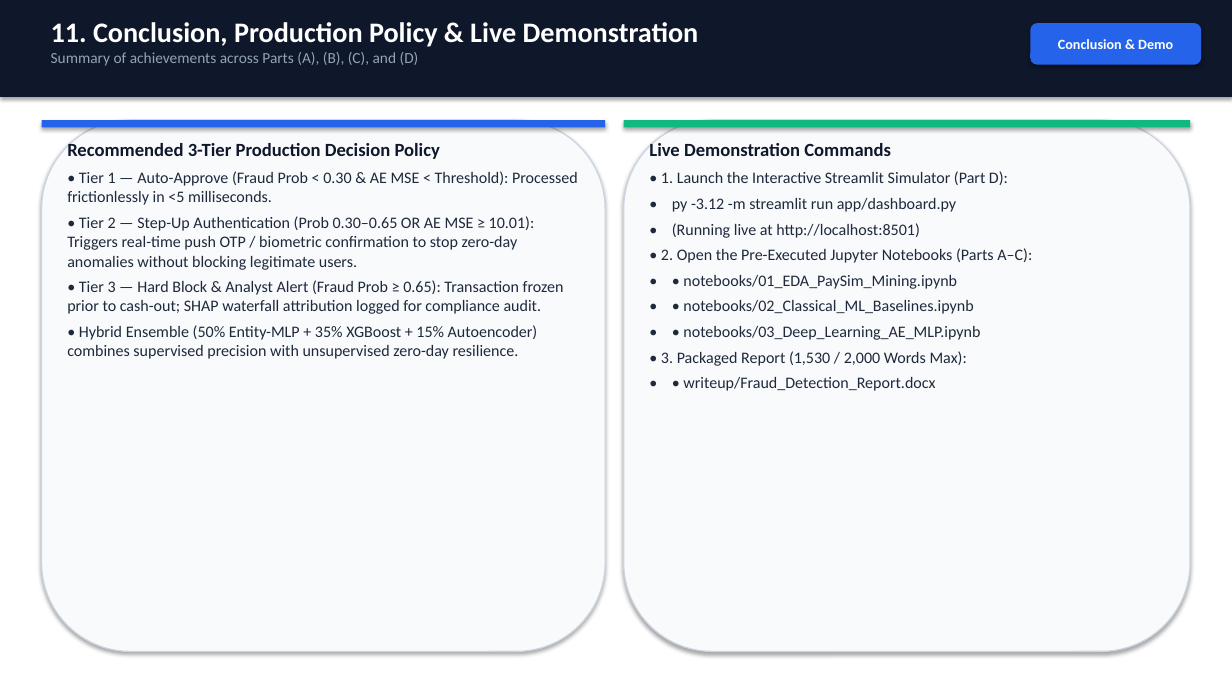
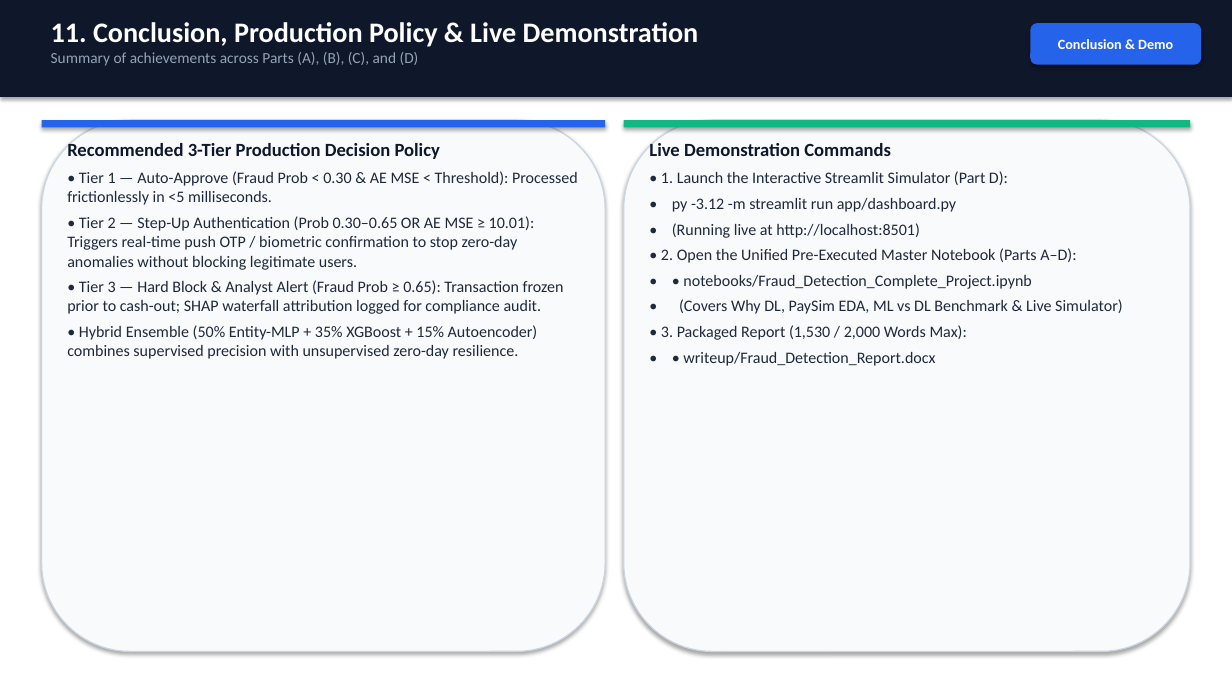
Before and after one commit to kidigapeet/dsa4050-mobile-money-fraud-detection, a slide deck: slide 12 of writeup/Fraud_Detection_Presentation.pptx. Drawn at 1232x693 pixels with LibreOffice and Linux fonts; fonts in the diff are those of the drawing. Boxes give left, top, right and bottom in pixels: in the first picture for what was removed or moved away, otherwise in the second. Text is boxed around its words. In the diff, an @@ line names an element or a change of style, - is before the commit and + after.

Commit message:
Consolidate into a single master Jupyter notebook (Fraud_Detection_Complete_Project.ipynb)

```diff
--- a/writeup/Fraud_Detection_Presentation.pptx
+++ b/writeup/Fraud_Detection_Presentation.pptx
@@ text at (661,248,1123,314): text changed @@
-• 2. Open the Pre-Executed Jupyter Notebooks (Parts A–C):
-• • notebooks/01_EDA_PaySim_Mining.ipynb
-• • notebooks/02_Classical_ML_Baselines.ipynb
-• • notebooks/03_Deep_Learning_AE_MLP.ipynb
+• 2. Open the Unified Pre-Executed Master Notebook (Parts A–D):
+• • notebooks/Fraud_Detection_Complete_Project.ipynb
+• (Covers Why DL, PaySim EDA, ML vs DL Benchmark & Live Simulator)
```
Also in this commit, not shown: 6 other files.
